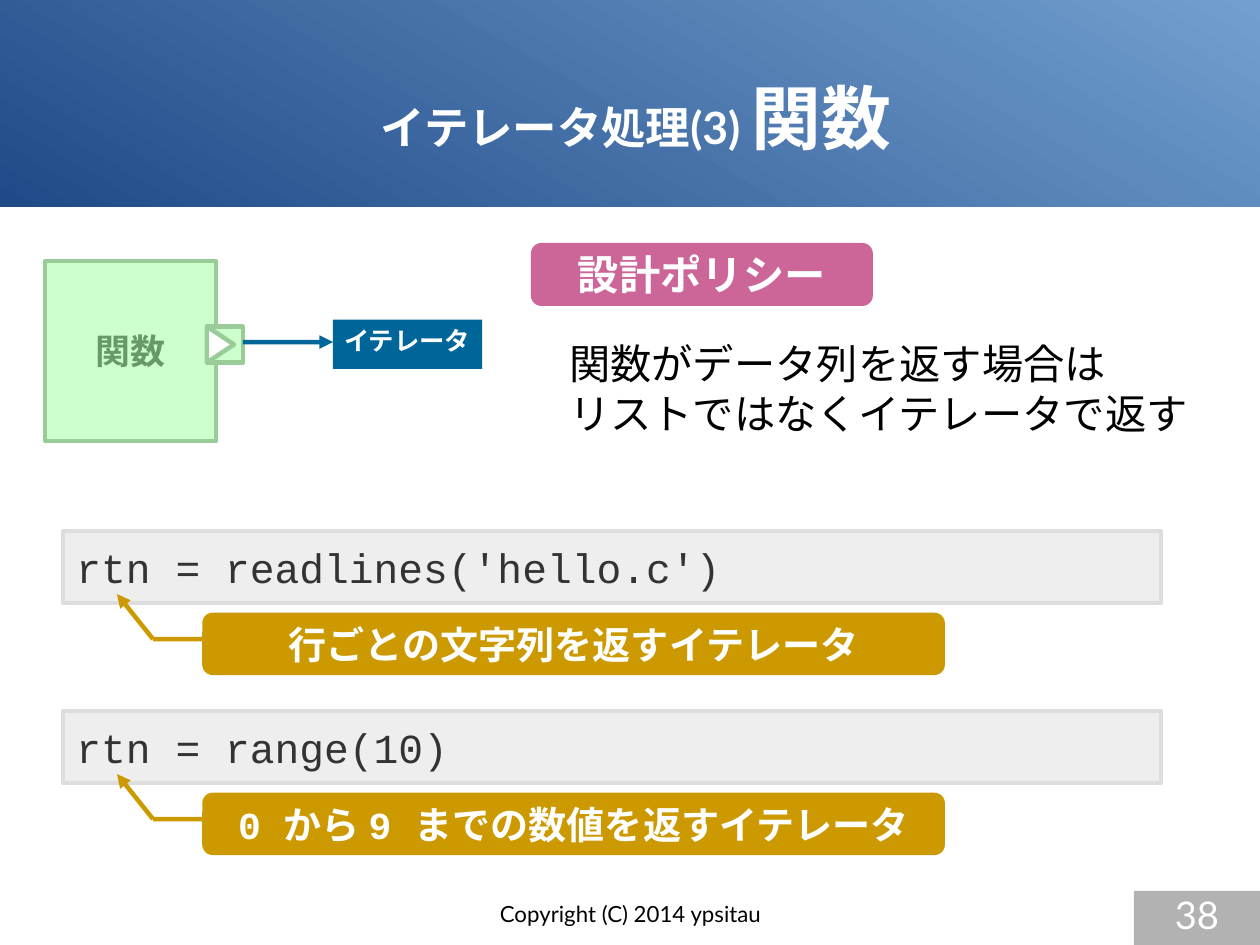
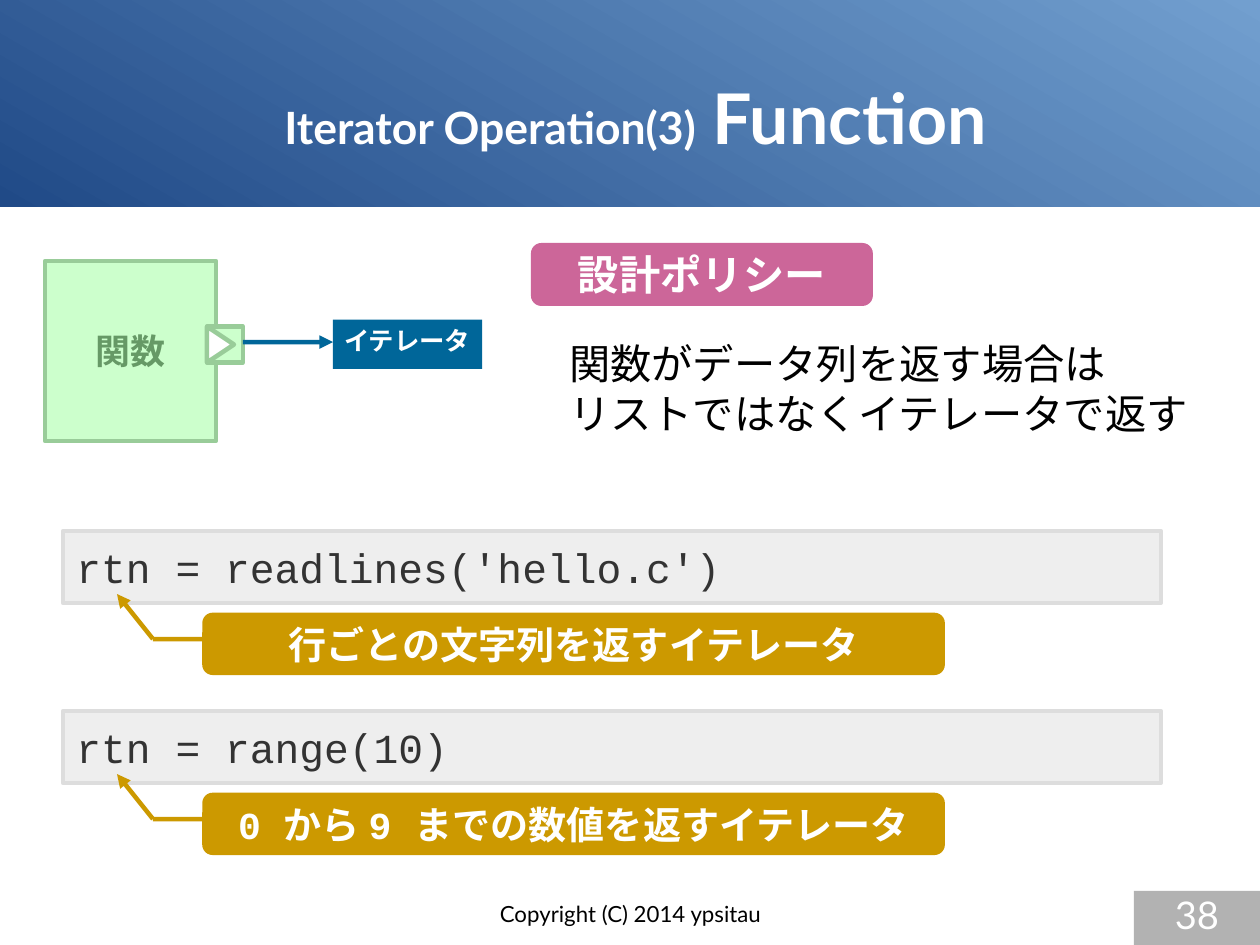
Before and after one commit to gura-lang/gura-doc, a slide deck: slide 38 of presentation/gura-introduction-e.odp. Drawn at 1260x945 pixels with LibreOffice and Linux fonts; fonts in the diff are those of the drawing. Boxes give left, top, right and bottom in pixels: in the first picture for what was removed or moved away, otherwise in the second. Text is boxed around its words. In the diff, an @@ line names an element or a change of style, - is before the commit and + after.

```diff
--- a/presentation/gura-introduction-e.odp
+++ b/presentation/gura-introduction-e.odp
@@ title at bbox=[284, 92, 987, 152]: text changed @@
-イテレータ処理(3) 関数
+Iterator Operation(3) Function
```
Also in this commit, not shown: 26 other slides changed, 4 slides added, 4 slides removed.
